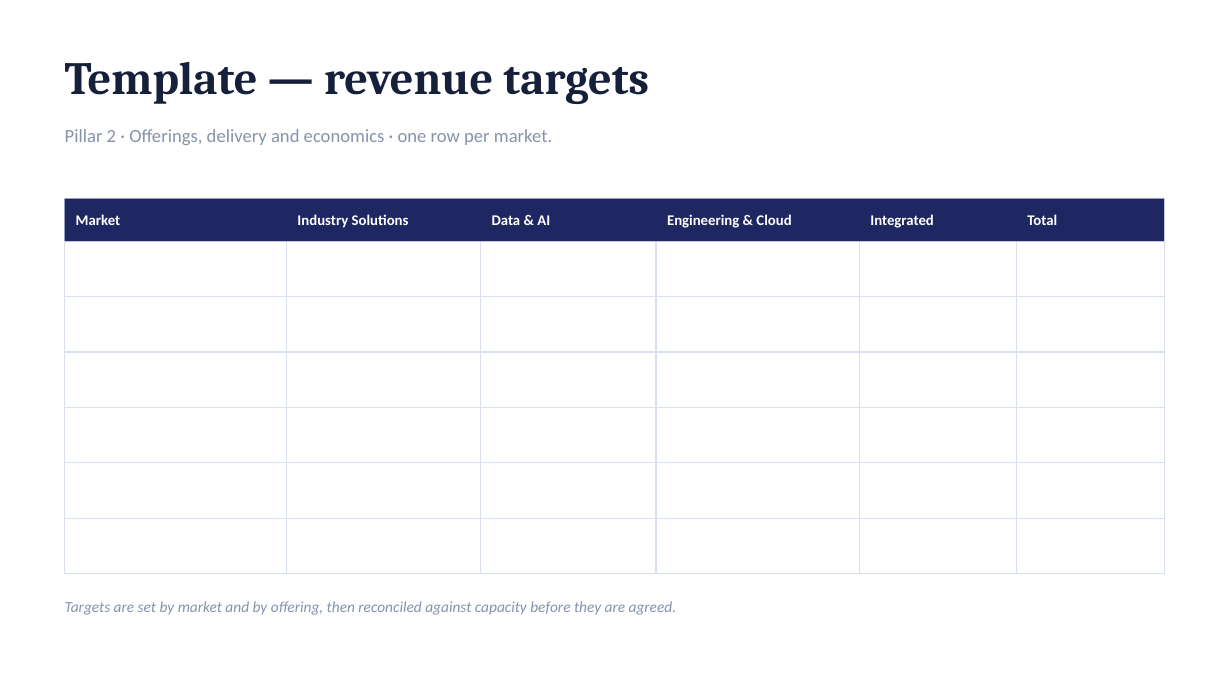
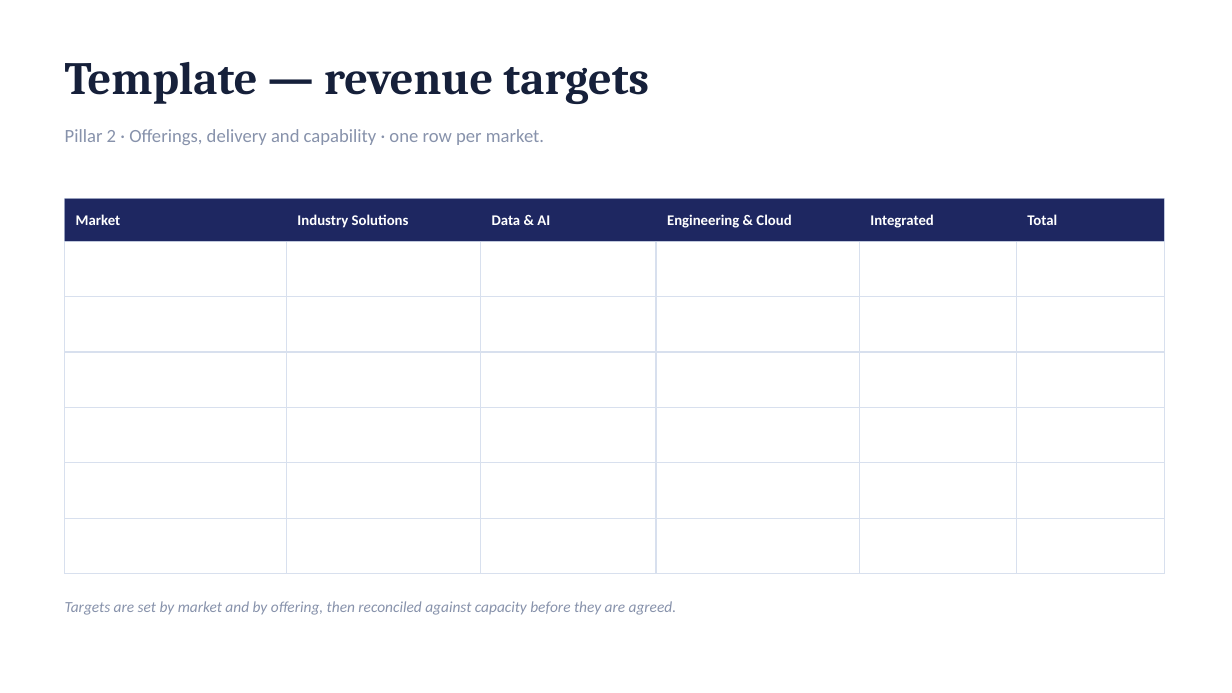
Before and after one commit to dhajjar-cyber/bae, a slide deck: slide 23 of FSI strategy/EAIND-FSI-Strategy-Development-Plan.pptx (slide 22 before the commit). Drawn at 1232x693 pixels with LibreOffice and Linux fonts; fonts in the diff are those of the drawing. Boxes give left, top, right and bottom in pixels: in the first picture for what was removed or moved away, otherwise in the second. Text is boxed around its words. In the diff, an @@ line names an element or a change of style, - is before the commit and + after.

```diff
--- a/FSI strategy/EAIND-FSI-Strategy-Development-Plan.pptx
+++ b/FSI strategy/EAIND-FSI-Strategy-Development-Plan.pptx
@@ text at (x1=65, y1=129, x2=544, y2=145): text changed @@
-Pillar 2 · Offerings, delivery and economics · one row per market.
+Pillar 2 · Offerings, delivery and capability · one row per market.
```
Also in this commit, not shown: 12 other slides changed, 1 slide added, 2 other files.
